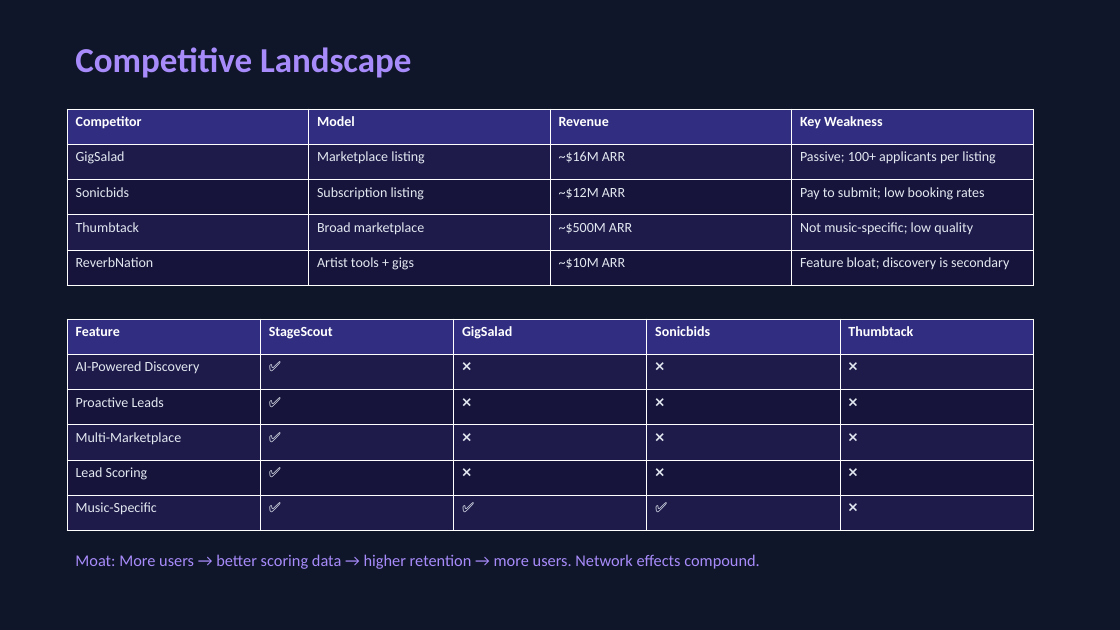
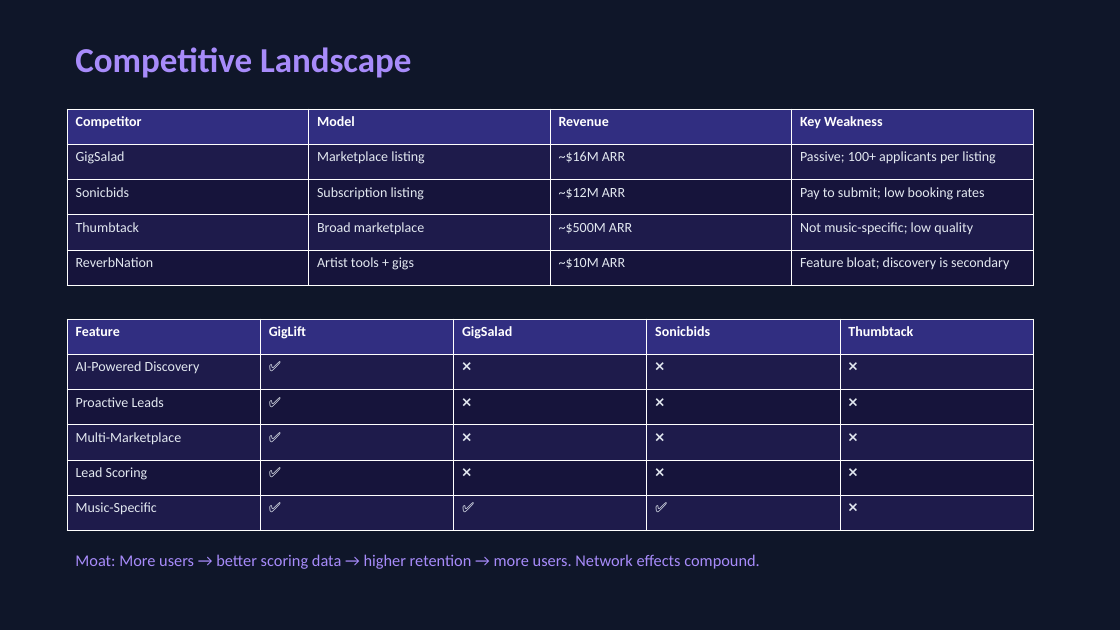
Before and after one commit to bthornley/dj-agent, a slide deck: slide 15 of data/docs/business/GigLift_Business_Plan.pptx. Drawn at 1120x630 pixels with LibreOffice and Linux fonts; fonts in the diff are those of the drawing. Boxes give left, top, right and bottom in pixels: in the first picture for what was removed or moved away, otherwise in the second. Text is boxed around its words. In the diff, an @@ line names an element or a change of style, - is before the commit and + after.

Commit message:
fix: purge all StageScout references from business PPTX files
Replaced 15 instances across Business Plan (8) and Pitch Deck (7).
StageScout should never be used in this project again.

```diff
--- a/data/docs/business/GigLift_Business_Plan.pptx
+++ b/data/docs/business/GigLift_Business_Plan.pptx
@@ table at [67, 319, 1033, 531] @@
-row 1, column 2: StageScout
+row 1, column 2: GigLift
```
Also in this commit, not shown: 3 other slides changed, 1 other file.
